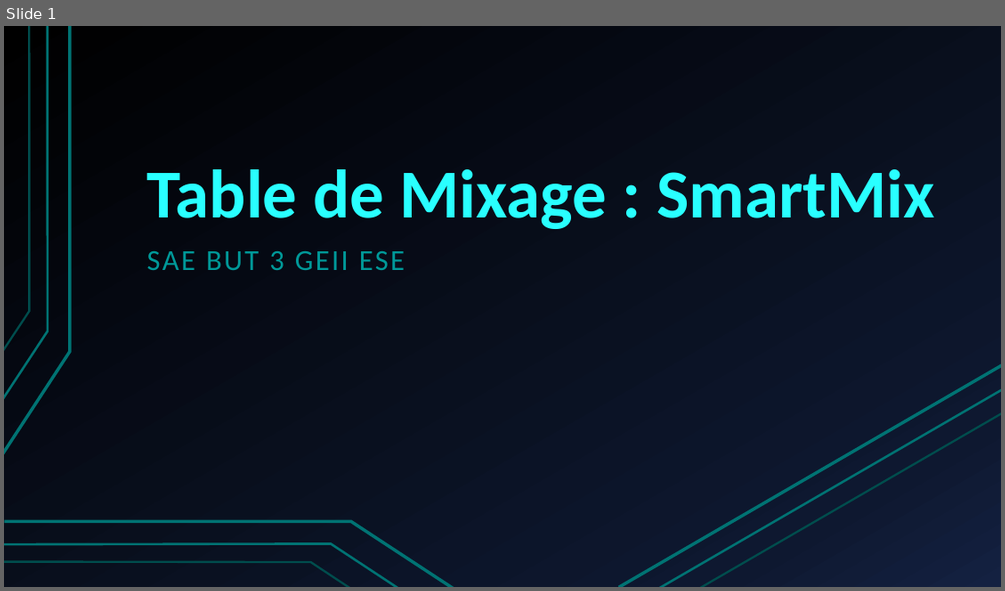
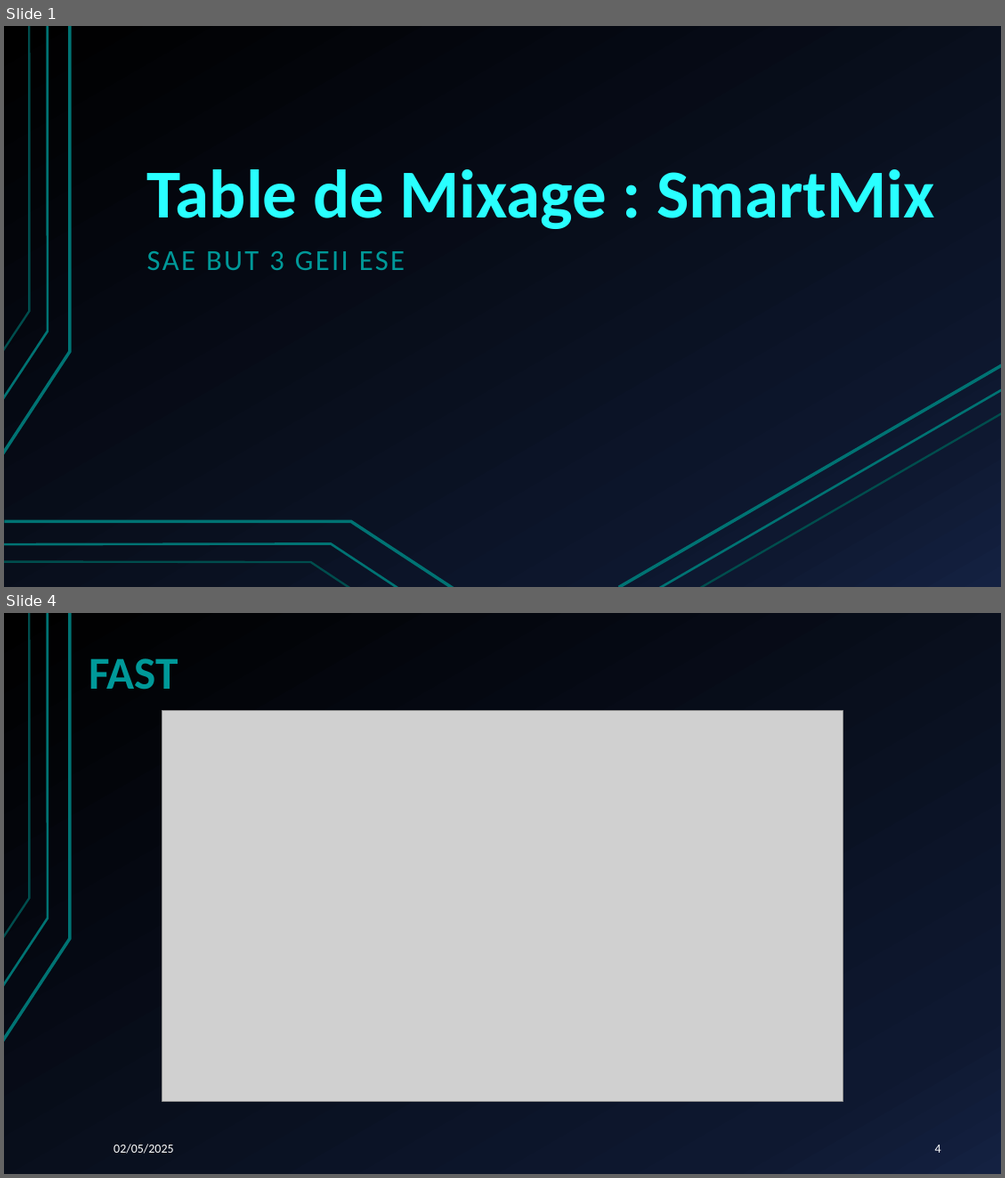
Before and after one commit to A-s-a-d/Table-de-Mixage, a slide deck: SousSysteme_Entrees/Documentation/PRESENTATION/Presentation_3_SAE_S6.pptx. Shown one above the other, each under a label of ours: slide 1 before the commit, slides 1 and 4 after it; the slides between them are not shown. The pictures are 1005x591 and 1005x1178 pixels, drawn with LibreOffice and Linux fonts; fonts in the diff are those of the drawing; grey boxes stand for pictures. Boxes give left, top, right and bottom in pixels: in the first picture for what was removed or moved away, otherwise in the second. Text is boxed around its words. In the diff, an @@ line names an element or a change of style, - is before the commit and + after.

```diff
--- a/SousSysteme_Entrees/Documentation/PRESENTATION/Presentation_3_SAE_S6.pptx
+++ b/SousSysteme_Entrees/Documentation/PRESENTATION/Presentation_3_SAE_S6.pptx
@@ slide 4 added at bbox=[4, 613, 1001, 1174], background gradient #000000 to #0F1931 to #142242; not listed: 3 template elements that a slide beside it also shows @@
@@ title added at bbox=[89, 658, 178, 690], 44 pt, text #009999, bold @@
+FAST
@@ picture added at bbox=[162, 711, 843, 1102] @@
@@ text added at bbox=[113, 1143, 173, 1153], 12 pt, text #FFFFFF @@
+02/05/2025
@@ page number added at bbox=[935, 1144, 941, 1152], 12 pt, text #FFFFFF @@
+4
```
Also in this commit, not shown: 19 slides changed, 2 other slides added, 2 other files.
